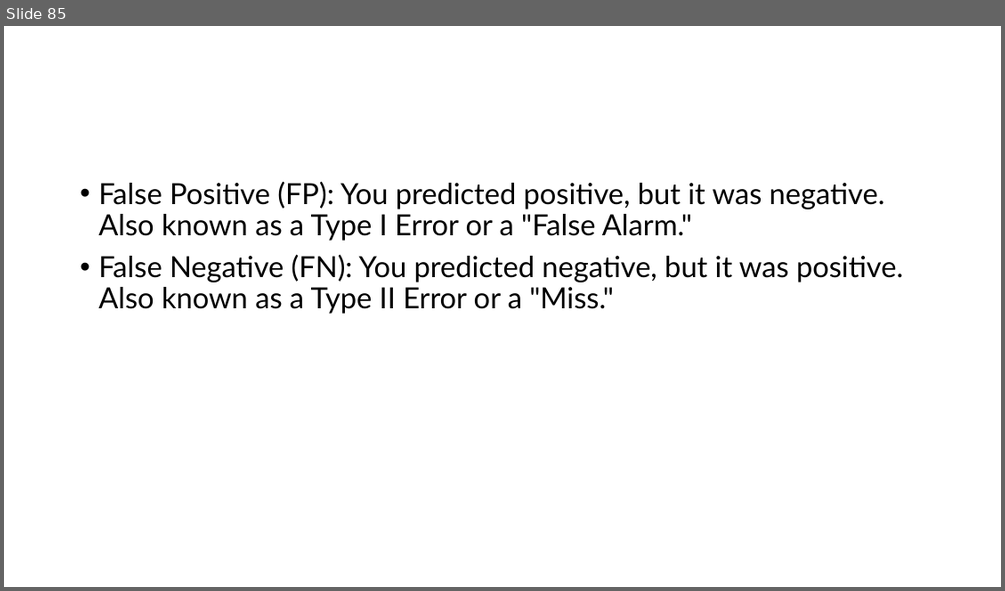
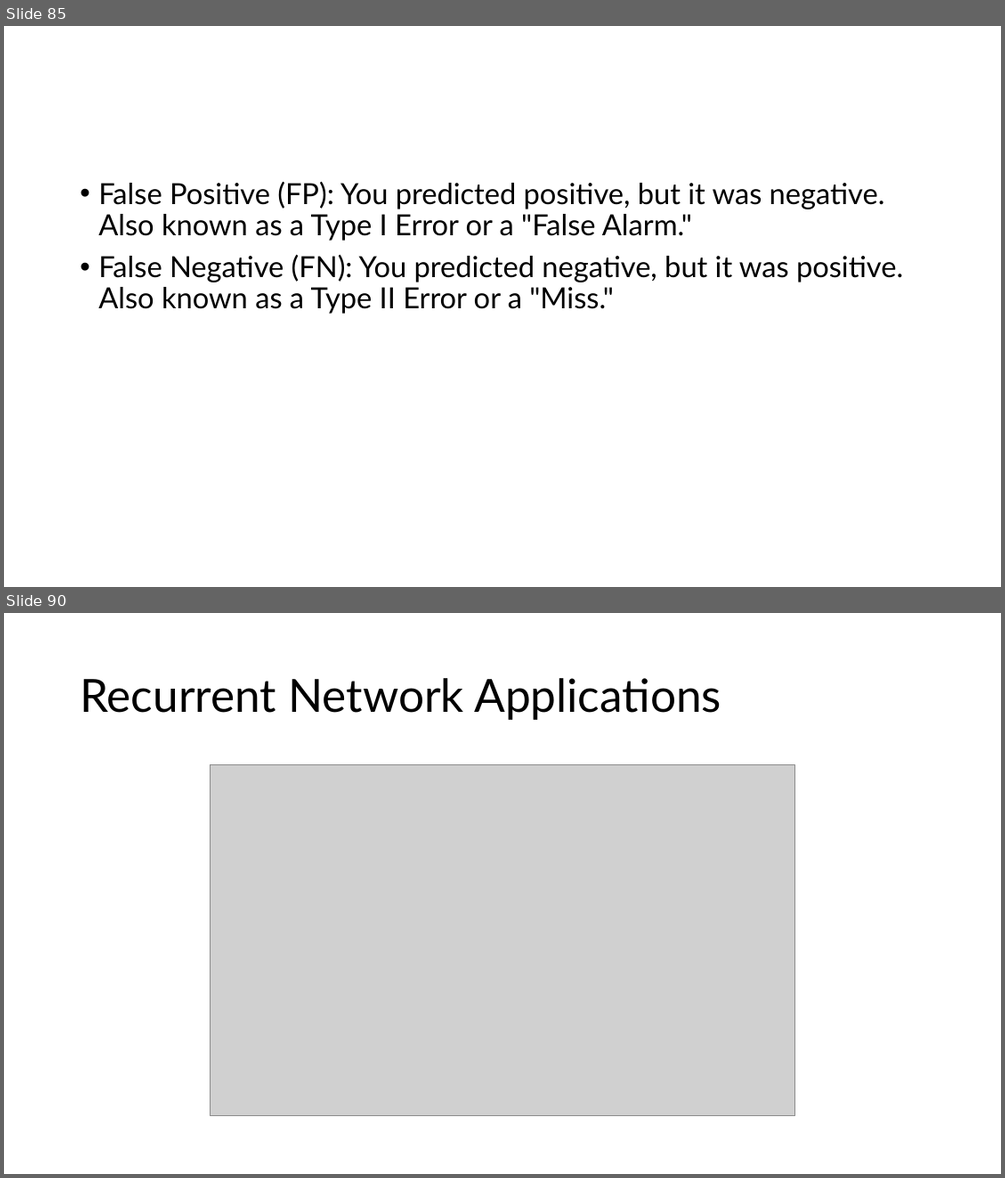
Before and after one commit to sabbirhasaann/ml-lab, a slide deck: NN and ML Lab.pptx. Shown one above the other, each under a label of ours: slide 85 before the commit, slides 85 and 90 after it; the slides between them are not shown. The pictures are 1005x591 and 1005x1178 pixels, drawn with LibreOffice and Linux fonts; fonts in the diff are those of the drawing; grey boxes stand for pictures. Boxes give left, top, right and bottom in pixels: in the first picture for what was removed or moved away, otherwise in the second. Text is boxed around its words. In the diff, an @@ line names an element or a change of style, - is before the commit and + after.

```diff
--- a/NN and ML Lab.pptx
+++ b/NN and ML Lab.pptx
@@ slide 90 added at [4,613,1001,1174], background #FFFFFF @@
@@ title added at [80,678,721,720], 44 pt, text #000000 @@
+Recurrent Network Applications
@@ picture added at [210,765,794,1116] @@
```
Also in this commit, not shown: 6 other slides added.
